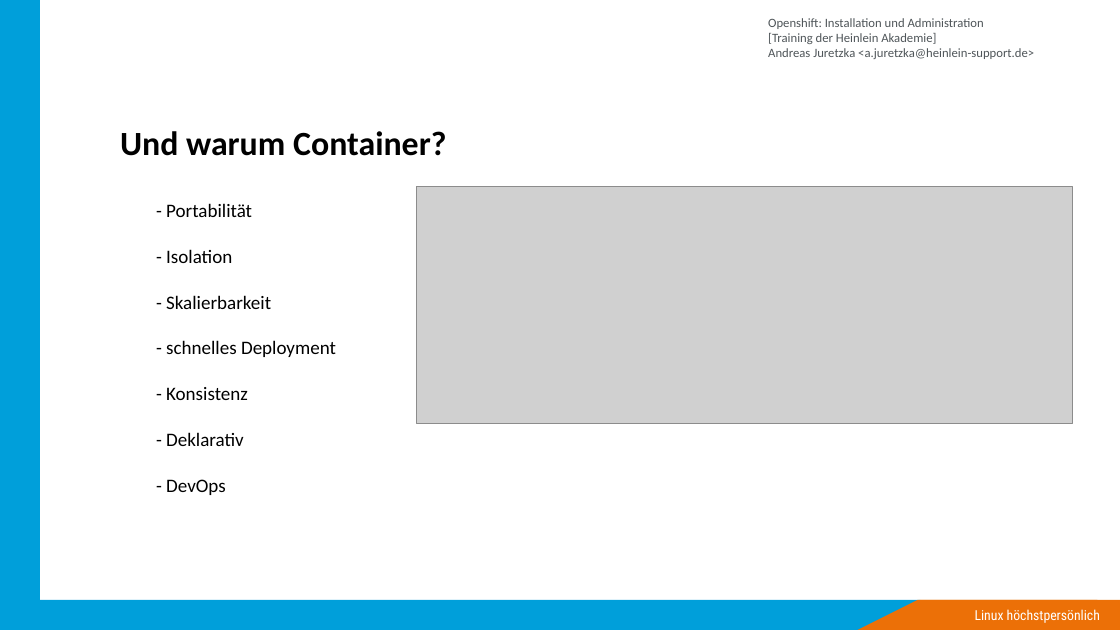
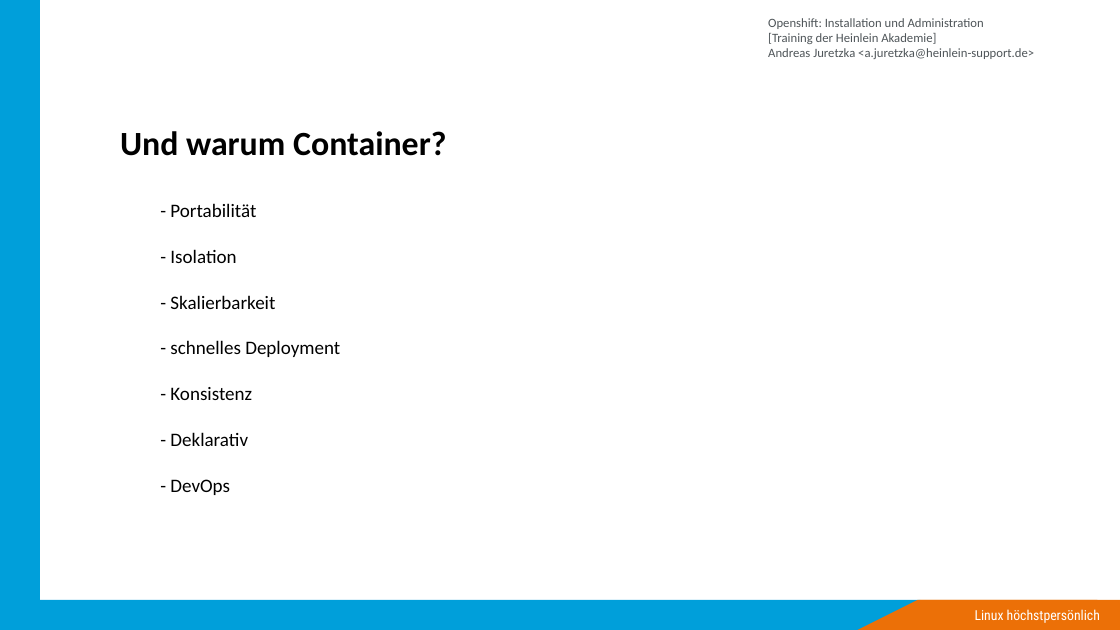
Before and after one commit to ajayten/openshift-kurs-folien, a slide deck: slide 7 of kurs-folien.odp. Drawn at 1120x630 pixels with LibreOffice and Linux fonts; fonts in the diff are those of the drawing; grey boxes stand for pictures; background and template pictures are left out. Boxes give left, top, right and bottom in pixels: in the first picture for what was removed or moved away, otherwise in the second. Text is boxed around its words. In the diff, an @@ line names an element or a change of style, - is before the commit and + after.

```diff
--- a/kurs-folien.odp
+++ b/kurs-folien.odp
@@ text "- Portabilität": place and size @@
-text "- Portabilität" at <box>166,203,336,495</box>
+text "- Portabilität" at <box>170,203,340,495</box>
@@ picture removed at <box>417,186,1072,423</box> @@
```
Also in this commit, not shown: 9 other slides changed, 49 slides added, 6 slides removed, 1 other file.
